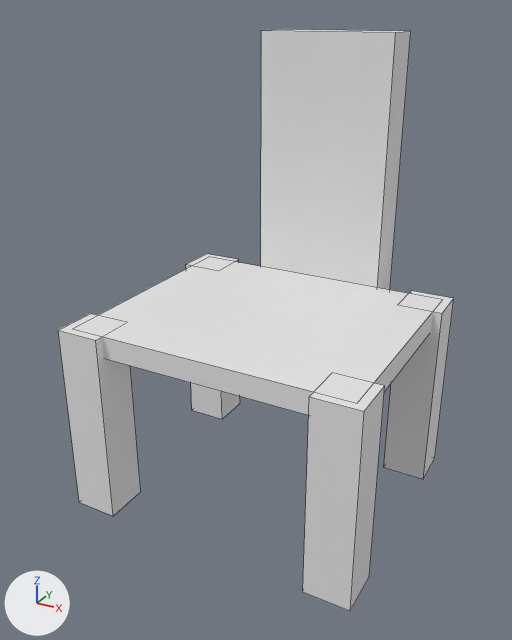
One commit to the Blender file chair_output.blend: the scene before it, then after it.
Rendered twice from a 50 mm camera at (0.667, -1.258, 1.045) aimed at (-0.02, -0.01, 0.421). Arrows for +X, +Y and +Z are at lower left; the lights stay in place. Mesh edges are drawn as thin lines.

Before the edit, the objects in view are built like this:
```python
ob_assets_furniture_chair_simple__back__0 = bpy.data.objects.new('assets.furniture.chair_simple::back::0', me_unit_cube)
ob_assets_furniture_chair_simple__back__0.parent = ob_assets_furniture_chair_simple__back__anchor
ob_assets_furniture_chair_simple__back__0.location = (0.0, 0.0, 0.4)
ob_assets_furniture_chair_simple__back__0.scale = (0.315, 0.1, 0.8)
ob_assets_furniture_chair_simple__back__anchor = bpy.data.objects.new('assets.furniture.chair_simple::back::ANCHOR', None)
ob_assets_furniture_chair_simple__back__anchor.location = (0.0, 0.315, 0.2)
ob_assets_furniture_chair_simple__seat__0 = bpy.data.objects.new('assets.furniture.chair_simple::seat::0', me_unit_cube)
ob_assets_furniture_chair_simple__seat__0.parent = ob_assets_furniture_chair_simple__seat__anchor
ob_assets_furniture_chair_simple__seat__0.location = (0.0, 0.0, 0.462)
ob_assets_furniture_chair_simple__seat__0.scale = (0.63, 0.53, 0.05)
ob_assets_furniture_chair_simple__seat__anchor = bpy.data.objects.new('assets.furniture.chair_simple::seat::ANCHOR', None)
ob_assets_furniture_chair_simple__seat__anchor.location = (0.0, 0.0, -0.05)
ob_assets_furniture_chair_simple__supports__0 = bpy.data.objects.new('assets.furniture.chair_simple::supports::0', me_unit_cube)
ob_assets_furniture_chair_simple__supports__0.parent = ob_assets_furniture_chair_simple__supports__anchor
ob_assets_furniture_chair_simple__supports__0.location = (-0.285, -0.235, 0.218)
ob_assets_furniture_chair_simple__supports__0.scale = (0.1, 0.1, 0.437)
ob_assets_furniture_chair_simple__supports__1 = bpy.data.objects.new('assets.furniture.chair_simple::supports::1', me_unit_cube)
ob_assets_furniture_chair_simple__supports__1.parent = ob_assets_furniture_chair_simple__supports__anchor
ob_assets_furniture_chair_simple__supports__1.location = (0.285, -0.235, 0.218)
ob_assets_furniture_chair_simple__supports__1.scale = (0.1, 0.1, 0.437)
ob_assets_furniture_chair_simple__supports__2 = bpy.data.objects.new('assets.furniture.chair_simple::supports::2', me_unit_cube)
ob_assets_furniture_chair_simple__supports__2.parent = ob_assets_furniture_chair_simple__supports__anchor
ob_assets_furniture_chair_simple__supports__2.location = (-0.285, 0.235, 0.218)
ob_assets_furniture_chair_simple__supports__2.scale = (0.1, 0.1, 0.437)
ob_assets_furniture_chair_simple__supports__3 = bpy.data.objects.new('assets.furniture.chair_simple::supports::3', me_unit_cube)
ob_assets_furniture_chair_simple__supports__3.parent = ob_assets_furniture_chair_simple__supports__anchor
ob_assets_furniture_chair_simple__supports__3.location = (0.285, 0.235, 0.218)
ob_assets_furniture_chair_simple__supports__3.scale = (0.1, 0.1, 0.437)
```
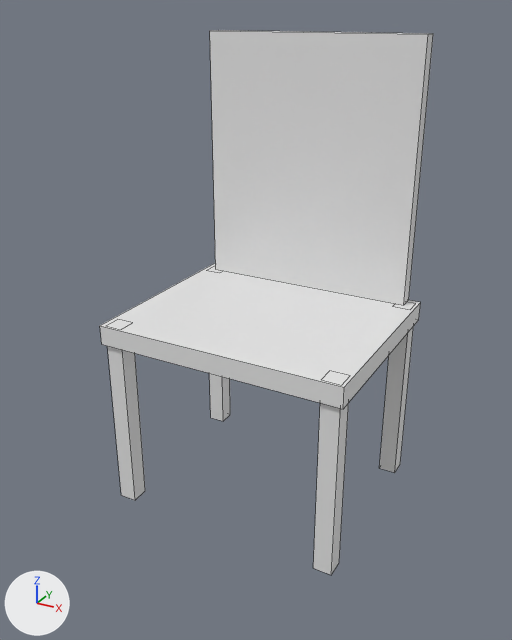
Commit message: chore: adjust chair support inset tolerance

ob_assets_furniture_chair_simple__back__anchor is not drawn itself; it is the parent of ob_assets_furniture_chair_simple__back__0.
ob_assets_furniture_chair_simple__seat__anchor is not drawn itself; it is the parent of ob_assets_furniture_chair_simple__seat__0.

The edits, one by one:
Object 'assets.furniture.chair_simple::back::ANCHOR' (ob_assets_furniture_chair_simple__back__anchor) moves from (0.0, 0.315, 0.2) to (0.0, 0.207, 0.437).
Object 'assets.furniture.chair_simple::back::0' (ob_assets_furniture_chair_simple__back__0) moves from (0.0, 0.0, 0.4) to (0.0, 0.0, 0.281).
Object 'assets.furniture.chair_simple::back::0' (ob_assets_furniture_chair_simple__back__0) is rescaled from (0.315, 0.1, 0.8) to (0.495, 0.0352, 0.563).
Object 'assets.furniture.chair_simple::seat::ANCHOR' (ob_assets_furniture_chair_simple__seat__anchor) moves from (0.0, 0.0, -0.05) to (0.0, 0.0, -0.044).
Object 'assets.furniture.chair_simple::seat::0' (ob_assets_furniture_chair_simple__seat__0) moves from (0.0, 0.0, 0.462) to (0.0, 0.0, 0.459).
Object 'assets.furniture.chair_simple::seat::0' (ob_assets_furniture_chair_simple__seat__0) is rescaled from (0.63, 0.53, 0.05) to (0.55, 0.45, 0.044).
Object 'assets.furniture.chair_simple::supports::0' (ob_assets_furniture_chair_simple__supports__0) moves from (-0.285, -0.235, 0.218) to (-0.247, -0.197, 0.217).
Object 'assets.furniture.chair_simple::supports::0' (ob_assets_furniture_chair_simple__supports__0) is rescaled from (0.1, 0.1, 0.437) to (0.04, 0.04, 0.435).
Object 'assets.furniture.chair_simple::supports::1' (ob_assets_furniture_chair_simple__supports__1) moves from (0.285, -0.235, 0.218) to (0.247, -0.197, 0.217).
Object 'assets.furniture.chair_simple::supports::1' (ob_assets_furniture_chair_simple__supports__1) is rescaled from (0.1, 0.1, 0.437) to (0.04, 0.04, 0.435).
Object 'assets.furniture.chair_simple::supports::2' (ob_assets_furniture_chair_simple__supports__2) moves from (-0.285, 0.235, 0.218) to (-0.247, 0.197, 0.217).
Object 'assets.furniture.chair_simple::supports::2' (ob_assets_furniture_chair_simple__supports__2) is rescaled from (0.1, 0.1, 0.437) to (0.04, 0.04, 0.435).
Object 'assets.furniture.chair_simple::supports::3' (ob_assets_furniture_chair_simple__supports__3) moves from (0.285, 0.235, 0.218) to (0.247, 0.197, 0.217).
Object 'assets.furniture.chair_simple::supports::3' (ob_assets_furniture_chair_simple__supports__3) is rescaled from (0.1, 0.1, 0.437) to (0.04, 0.04, 0.435).

Location of each change, [x1, y1, x2, y2] in pixels of the pictures (512 x 640 px):
'assets.furniture.chair_simple::back::0', moved, rescaled: before [261, 29, 411, 290]; after [210, 30, 433, 305]
'assets.furniture.chair_simple::seat::0', moved, rescaled (13% narrower, 8% shorter): before [75, 257, 443, 415]; after [100, 264, 420, 409]
'assets.furniture.chair_simple::supports::1', moved, rescaled: before [303, 373, 385, 610]; after [313, 403, 349, 575]
'assets.furniture.chair_simple::supports::0', moved, rescaled: before [58, 314, 141, 516]; after [108, 346, 145, 500]
'assets.furniture.chair_simple::supports::3', moved, rescaled: before [384, 291, 454, 479]; after [379, 326, 414, 473]
'assets.furniture.chair_simple::supports::2', moved, rescaled: before [186, 254, 240, 419]; after [209, 373, 230, 421]
